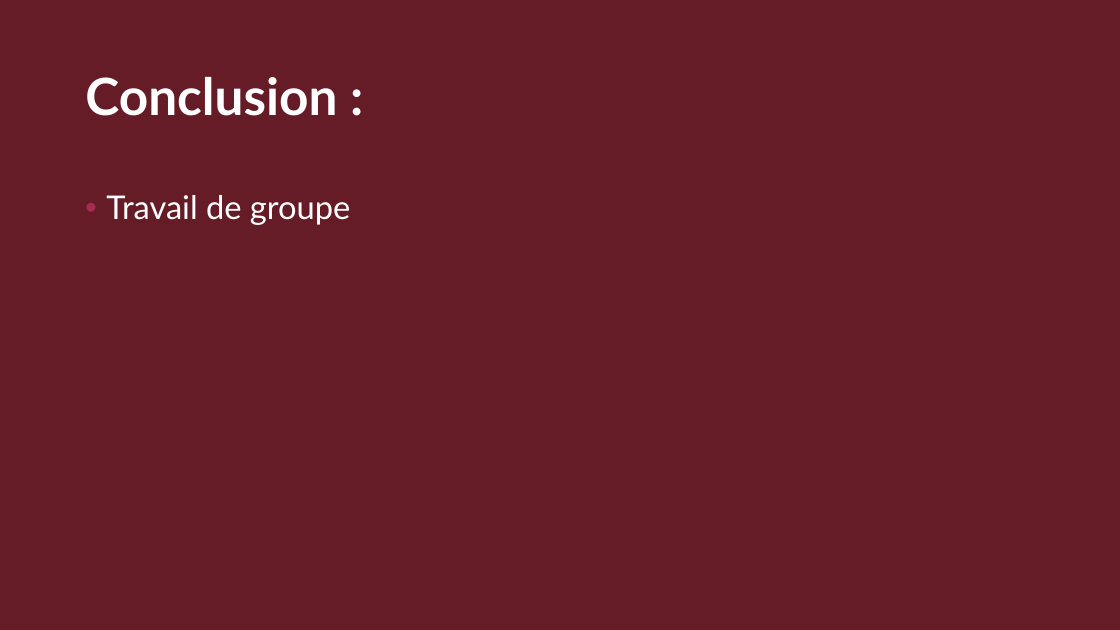
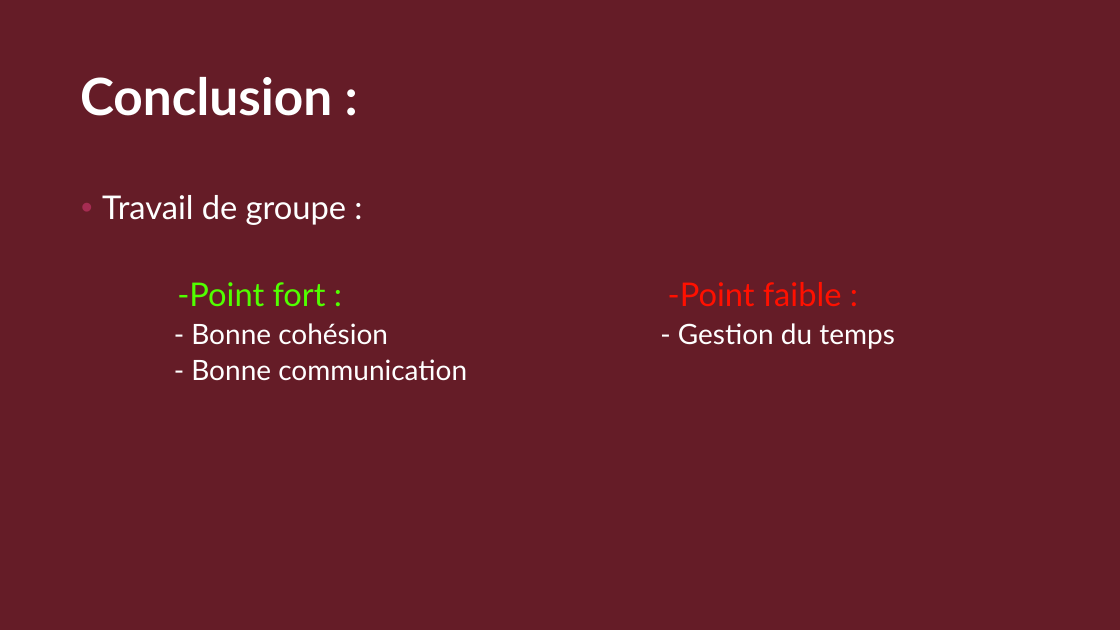
Before and after one commit to Looris2/LINFO1212-2023-8, a slide deck: slide 7 of Présentation APPSINF.pptx (slide 8 before the commit). Drawn at 1120x630 pixels with LibreOffice and Linux fonts; fonts in the diff are those of the drawing; background and template pictures are left out. Boxes give left, top, right and bottom in pixels: in the first picture for what was removed or moved away, otherwise in the second. Text is boxed around its words. In the diff, an @@ line names an element or a change of style, - is before the commit and + after.

Commit message:
powerpoint

```diff
--- a/Présentation APPSINF.pptx
+++ b/Présentation APPSINF.pptx
@@ title "Conclusion :": place and size @@
-title "Conclusion :" at (85, 77, 337, 116)
+title "Conclusion :" at (80, 77, 332, 116)
@@ text at (102, 195, 895, 349): text changed; size 28 to 24 pt @@
-• Travail de groupe
+• Travail de groupe :
+  -Point fort : -Point faible :
+  - Bonne cohésion - Gestion du temps
+  - Bonne communication
```
Also in this commit, not shown: 3 slides added, 4 slides removed, 1 other file.
